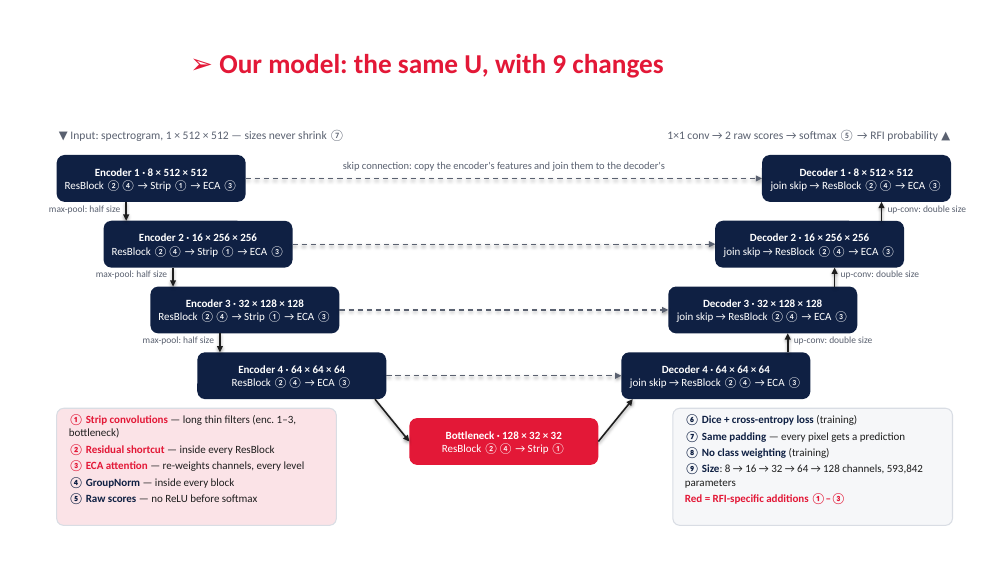
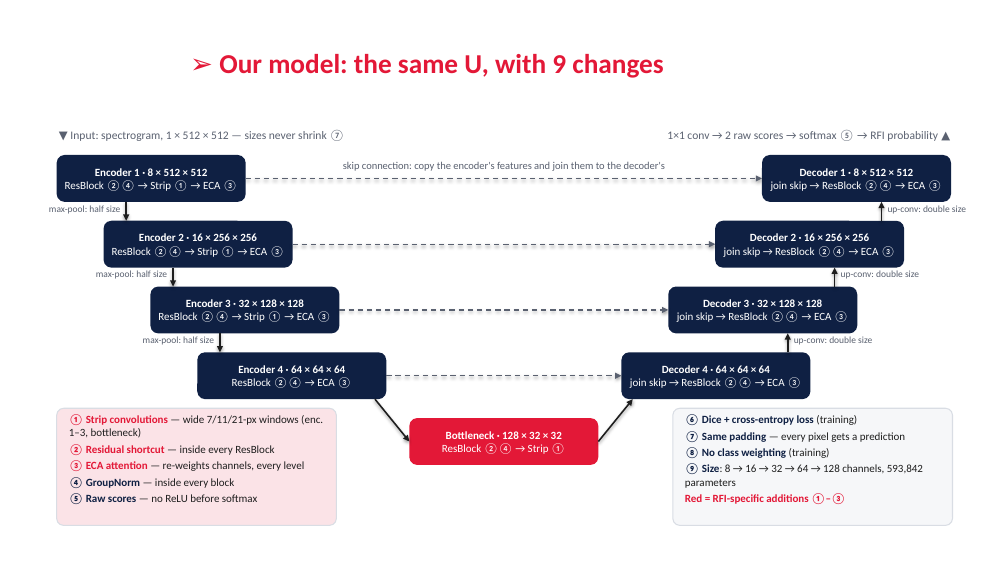
Before and after one commit to RonakSinghRaina/MP, a slide deck: slide 2 of Hybrid_Model_Schematic.pptx. Drawn at 1008x567 pixels with LibreOffice and Linux fonts; fonts in the diff are those of the drawing; background and template pictures are left out. Boxes give left, top, right and bottom in pixels: in the first picture for what was removed or moved away, otherwise in the second. Text is boxed around its words. In the diff, an @@ line names an element or a change of style, - is before the commit and + after.

```diff
--- a/Hybrid_Model_Schematic.pptx
+++ b/Hybrid_Model_Schematic.pptx
@@ text at [69,414,323,438]: text changed @@
-① Strip convolutions — long thin filters (enc. 1–3, bottleneck)
+① Strip convolutions — wide 7/11/21-px windows (enc. 1–3, bottleneck)
```
Also in this commit, not shown: 1 other slide changed, 3 other files.
